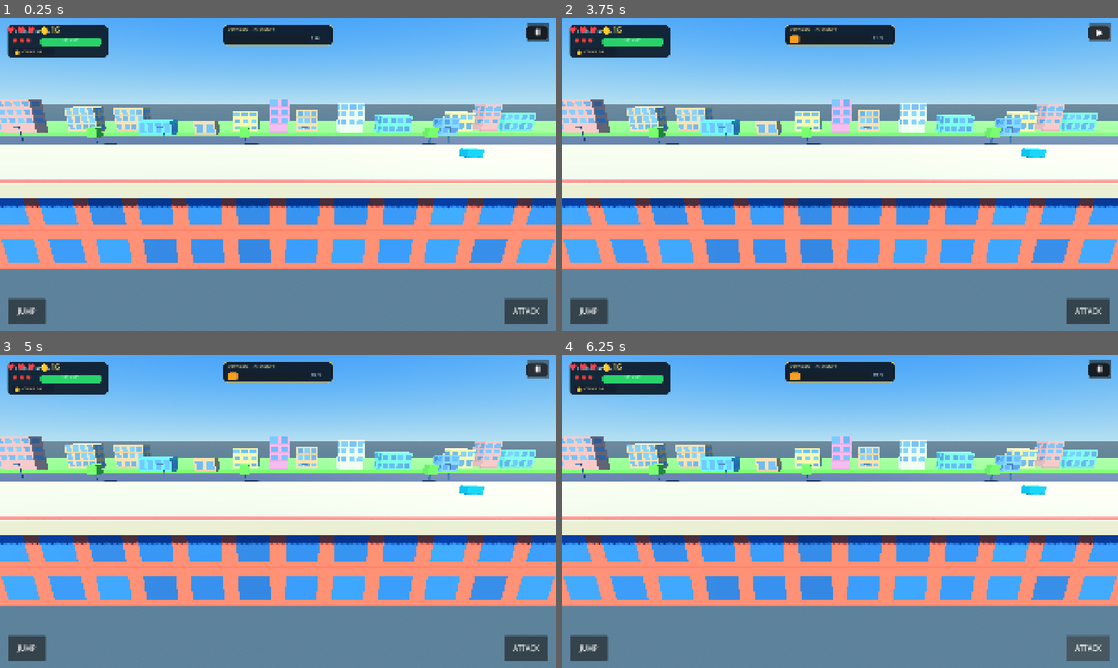
Above: before the commit, frames 1-4 (two rows, left to right).
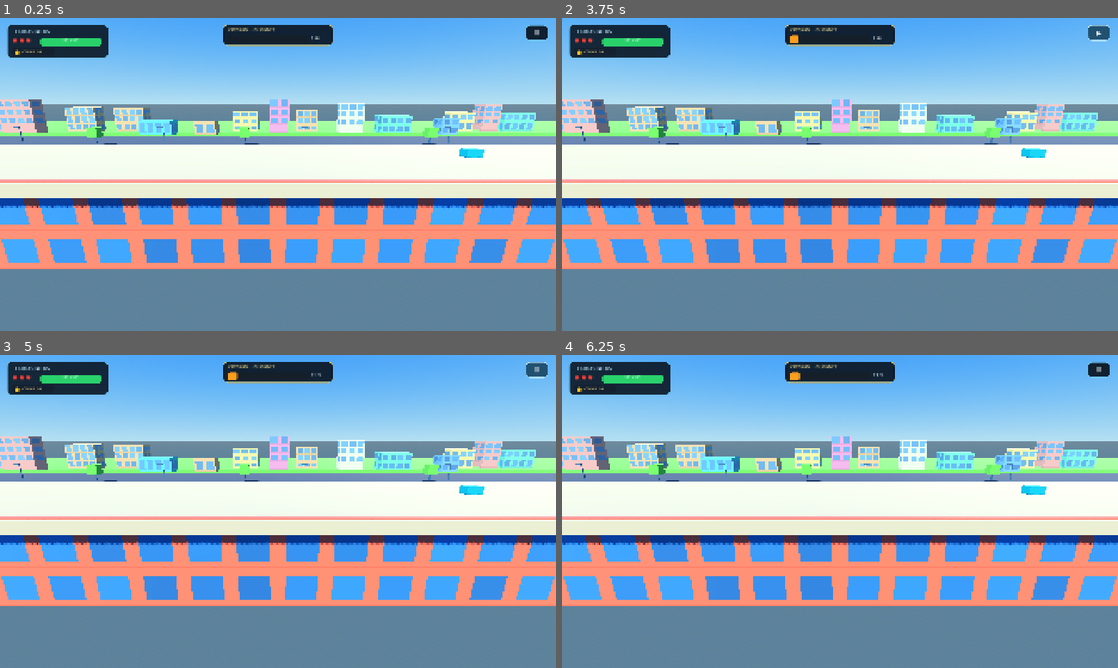
Above: after the commit, the same moments.

Repository: nnamdinwali/shadow-killer
Game: Godot game, scene res://node_3d.tscn
The game is run twice, just before and just after one commit, with the same random seed, the same clock (stepped at 60 frames per second) and the same inputs.
Inputs (mouse positions are in pixels of both pictures, inside the frame that each line leads up to):
- Up to frame 1 (0.25 s): no input
- Up to frame 2 (3.75 s): click "Ⅱ" at 0.5 s; click "▶" at 1.25 s; click (589, 312) at 2 s, where only the run before the commit has a clickable "JUMP"; click (1090, 312) at 2.75 s, where only the run before the commit has a clickable "ATTACK"; click "Ⅱ" at 3.5 s
- Up to frame 3 (5 s): click "▶" at 4.25 s
- Up to frame 4 (6.25 s): click (589, 649) at 5 s, where only the run before the commit has a clickable "JUMP"; click (1090, 649) at 5.75 s, where only the run before the commit has a clickable "ATTACK"

The runs differ from the first frame. In frame 1, 1.5% of the frame differs, in the area x 1-99%, y 1-98%; in frame 2, 1.6%; in frame 3, 1.6%; in frame 4, 1.5%.

Commit message:
Remove legacy JUMP and ATTACK HUD

Diff:
--- a/city_polish.gd
+++ b/city_polish.gd
@@ -50,14 +50,6 @@
 	_build_traversal_route()
 	_build_street_furniture()
 	_build_fall_zone()
-	if not Engine.is_editor_hint():
-		var hud_script = load("res://gameplay_hud.gd")
-		if hud_script != null and get_node_or_null("GameplayHUD") == null:
-			var hud := CanvasLayer.new()
-			hud.name = "GameplayHUD"
-			hud.set_script(hud_script)
-			hud.process_mode = Node.PROCESS_MODE_ALWAYS
-			add_child(hud)
 	for cloud_name in CLOUD_NODES:
 		var cloud := get_node_or_null(cloud_name) as Node3D
 		if cloud != null:
--- a/gameplay_hud.gd
+++ /dev/null
@@ -1,88 +0,0 @@
-extends CanvasLayer
-## Minimal touch HUD for the side-scrolling rooftop game.
-
-var paused := false
-var coins := 16
-var lives := 3
-var coin_label: Label
-var life_label: Label
-var pause_button: Button
-var player: Node
-
-func _ready() -> void:
-	layer = 10
-	player = get_tree().get_first_node_in_group("player")
-	_build_hud()
-	get_tree().node_added.connect(_on_node_added)
-
-func _build_hud() -> void:
-	var root := Control.new()
-	root.name = "HUDRoot"
-	root.set_anchors_and_offsets_preset(Control.PRESET_FULL_RECT)
-	root.mouse_filter = Control.MOUSE_FILTER_PASS
-	add_child(root)
-	var top := HBoxContainer.new()
-	top.position = Vector2(24, 20)
-	top.add_theme_constant_override("separation", 18)
-	root.add_child(top)
-	life_label = Label.new()
-	life_label.text = "♥ ♥ ♥"
-	life_label.add_theme_font_size_override("font_size", 30)
-	life_label.add_theme_color_override("font_color", Color(1.0, 0.25, 0.28))
-	top.add_child(life_label)
-	coin_label = Label.new()
-	coin_label.text = "🟡 %d" % coins
-	coin_label.add_theme_font_size_override("font_size", 28)
-	coin_label.add_theme_color_override("font_color", Color(1.0, 0.88, 0.35))
-	top.add_child(coin_label)
-	pause_button = Button.new()
-	pause_button.text = "Ⅱ"
-	pause_button.custom_minimum_size = Vector2(76, 64)
-	pause_button.set_anchors_and_offsets_preset(Control.PRESET_TOP_RIGHT)
-	pause_button.position = Vector2(-100, 18)
-	pause_button.add_theme_font_size_override("font_size", 30)
-	pause_button.pressed.connect(_toggle_pause)
-	root.add_child(pause_button)
-	var jump_button := Button.new()
-	jump_button.text = "JUMP"
-	jump_button.custom_minimum_size = Vector2(130, 88)
-	jump_button.set_anchors_and_offsets_preset(Control.PRESET_BOTTOM_LEFT)
-	jump_button.position = Vector2(28, -112)
-	jump_button.add_theme_font_size_override("font_size", 24)
-	jump_button.pressed.connect(_jump)
-	root.add_child(jump_button)
-	var attack_button := Button.new()
-	attack_button.text = "ATTACK"
-	attack_button.custom_minimum_size = Vector2(150, 88)
-	attack_button.set_anchors_and_offsets_preset(Control.PRESET_BOTTOM_RIGHT)
-	attack_button.position = Vector2(-178, -112)
-	attack_button.add_theme_font_size_override("font_size", 24)
-	attack_button.pressed.connect(_attack)
-	root.add_child(attack_button)
-
-func _on_node_added(node: Node) -> void:
-	if node.is_in_group("player"):
-		player = node
-
-func _jump() -> void:
-	if is_instance_valid(player) and player.has_method("jump"):
-		player.jump()
-
-func _attack() -> void:
-	if is_instance_valid(player) and player.has_method("attack"):
-		player.attack()
-
-func _toggle_pause() -> void:
-	paused = not paused
-	get_tree().paused = paused
-	pause_button.text = "▶" if paused else "Ⅱ"
-
-func set_coins(value: int) -> void:
-	coins = maxi(0, value)
-	if is_instance_valid(coin_label):
-		coin_label.text = "🟡 %d" % coins
-
-func set_lives(value: int) -> void:
-	lives = clampi(value, 0, 3)
-	if is_instance_valid(life_label):
-		life_label.text = "♥ ".repeat(lives).strip_edges()
Not shown, added: player_controller.gd.uid
